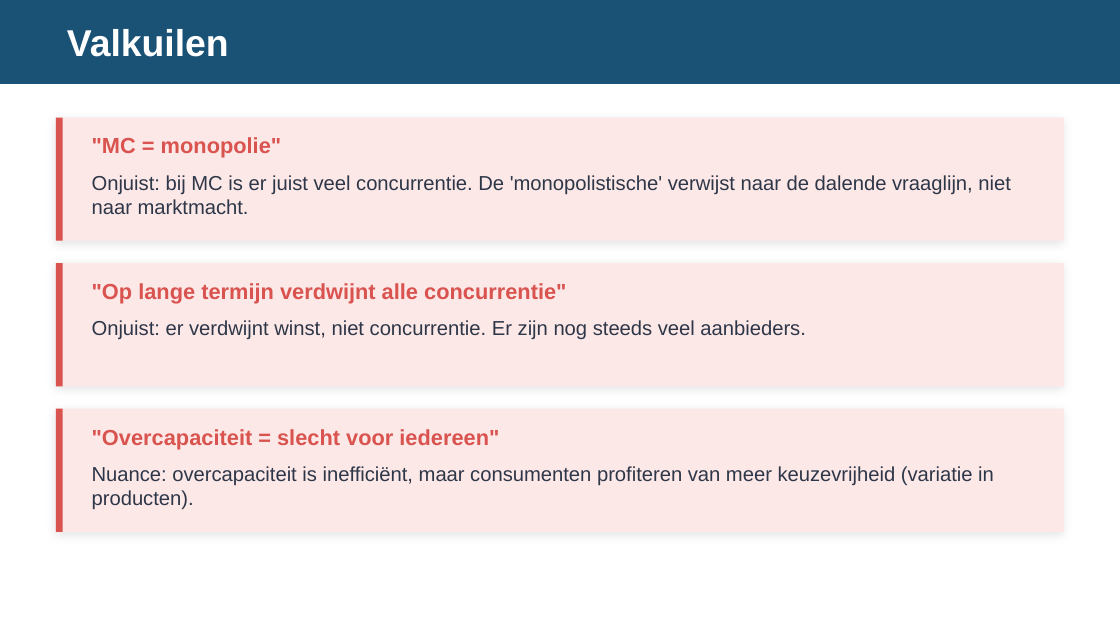
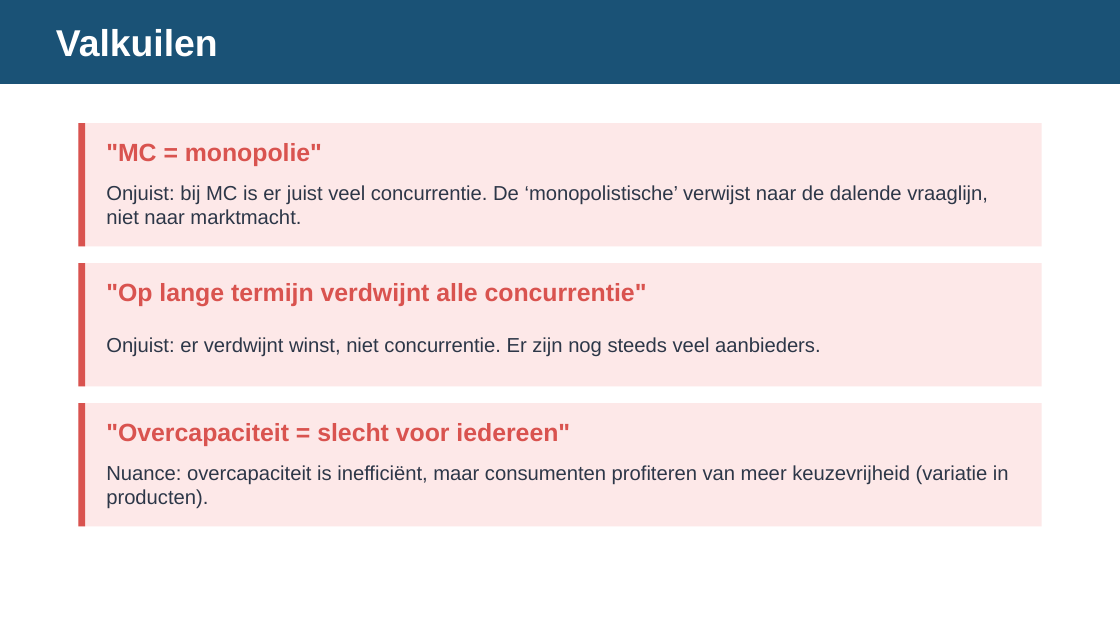
Before and after one commit to meijer1973/economie-vwo4-m3, a slide deck: slide 12 of 3.2 Hoofdstuk 2 - Marktvormen en hun marktevenwicht/3.2.5 Paragraaf 5 - Monopolistische concurrentie/2. Leren/3.2.5 Monopolistische concurrentie – presentatie.pptx (slide 11 before the commit). Drawn at 1120x630 pixels with LibreOffice and Linux fonts; fonts in the diff are those of the drawing. Boxes give left, top, right and bottom in pixels: in the first picture for what was removed or moved away, otherwise in the second. Text is boxed around its words. In the diff, an @@ line names an element or a change of style, - is before the commit and + after.

```diff
--- a/3.2 Hoofdstuk 2 - Marktvormen en hun marktevenwicht/3.2.5 Paragraaf 5 - Monopolistische concurrentie/2. Leren/3.2.5 Monopolistische concurrentie – presentatie.pptx
+++ b/3.2 Hoofdstuk 2 - Marktvormen en hun marktevenwicht/3.2.5 Paragraaf 5 - Monopolistische concurrentie/2. Leren/3.2.5 Monopolistische concurrentie – presentatie.pptx
@@ text "Valkuilen": place and size @@
-text "Valkuilen" at (67,29,229,57)
+text "Valkuilen" at (56,29,218,57)
@@ rectangle: place and size @@
-rectangle at (56,118,1064,241)
+rectangle at (78,123,1042,246)
@@ rectangle: place and size @@
-rectangle at (56,118,63,241)
+rectangle at (78,123,85,246)
@@ text ""MC = monopolie"": place and size @@
-text ""MC = monopolie"" at (92,137,282,158)
+text ""MC = monopolie"" at (106,143,322,166)
@@ vertical alignment top to middle in 3 elements at (106,337,820,356), (106,465,1009,509), (106,185,988,224) @@
@@ text at (106,185,988,224): text changed @@
-Onjuist: bij MC is er juist veel concurrentie. De 'monopolistische' verwijst naar de dalende vraaglijn, niet naar marktmacht.
+Onjuist: bij MC is er juist veel concurrentie. De ‘monopolistische’ verwijst naar de dalende vraaglijn, niet naar marktmacht.
@@ rectangle: place and size @@
-rectangle at (56,263,1064,386)
+rectangle at (78,263,1042,386)
@@ rectangle: place and size @@
-rectangle at (56,263,63,386)
+rectangle at (78,263,85,386)
@@ text ""Op lange termijn verdwijnt alle ...": place and size @@
-text ""Op lange termijn verdwijnt alle ..." at (92,283,566,304)
+text ""Op lange termijn verdwijnt alle ..." at (106,283,647,306)
@@ text "Onjuist: er verdwijnt winst, niet ...": place and size @@
-text "Onjuist: er verdwijnt winst, niet ..." at (92,320,805,339)
+text "Onjuist: er verdwijnt winst, niet ..." at (106,337,820,356)
@@ shadow off; proportions changed in 3 elements at (78,263,1042,386), (78,123,1042,246), (78,403,1042,526) @@
@@ rectangle: place and size @@
-rectangle at (56,409,1064,532)
+rectangle at (78,403,1042,526)
@@ rectangle: place and size @@
-rectangle at (56,409,63,532)
+rectangle at (78,403,85,526)
@@ size 14 to 16 pt; vertical alignment top to middle in 3 elements at (106,283,647,306), (106,143,322,166), (106,423,570,446) @@
@@ text ""Overcapaciteit = slecht voor iedereen"": place and size @@
-text ""Overcapaciteit = slecht voor iedereen"" at (92,429,499,449)
+text ""Overcapaciteit = slecht voor iedereen"" at (106,423,570,446)
@@ text "Nuance: overcapaciteit is inefficiënt, maar ...": place and size @@
-text "Nuance: overcapaciteit is inefficiënt, maar ..." at (92,466,994,510)
+text "Nuance: overcapaciteit is inefficiënt, maar ..." at (106,465,1009,509)
```
Also in this commit, not shown: 11 other slides changed, 1 slide added.
